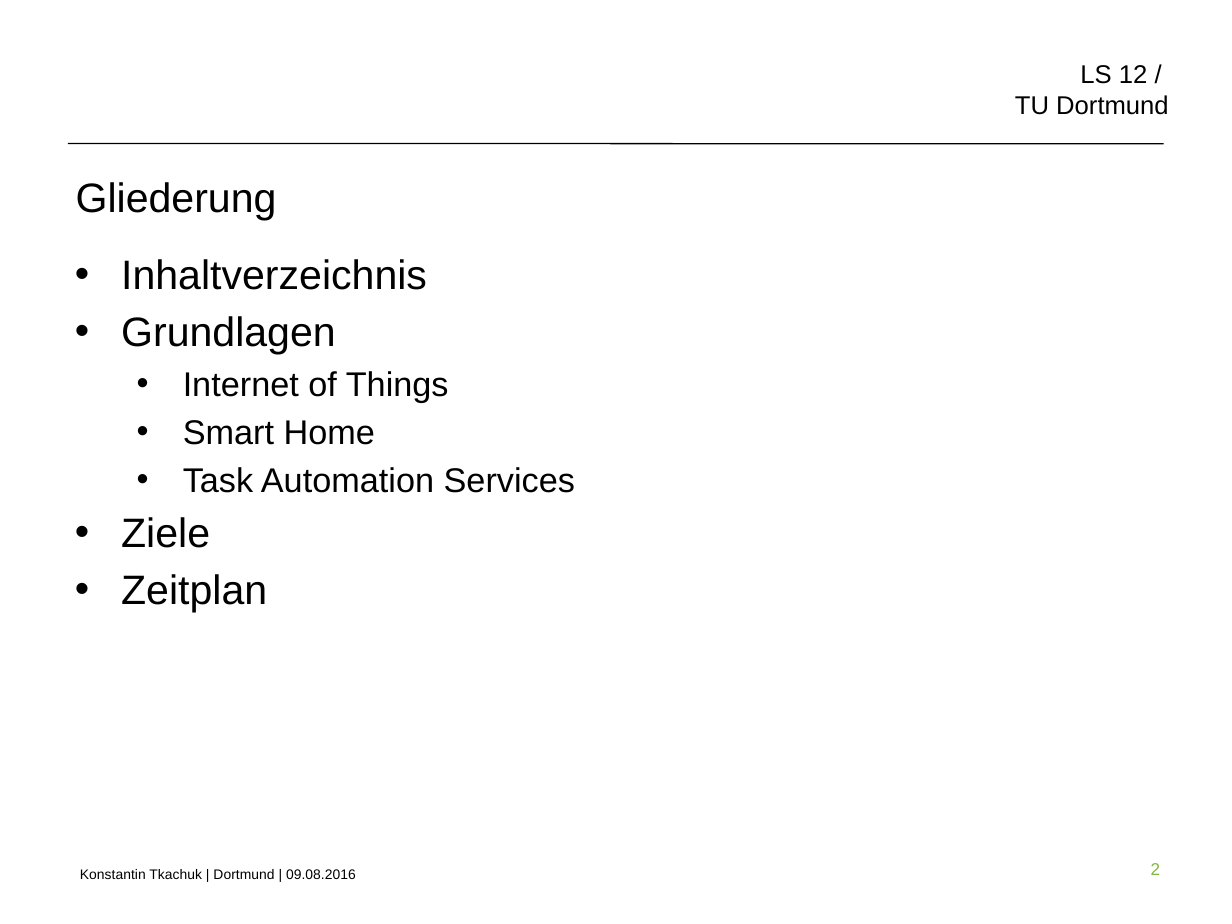
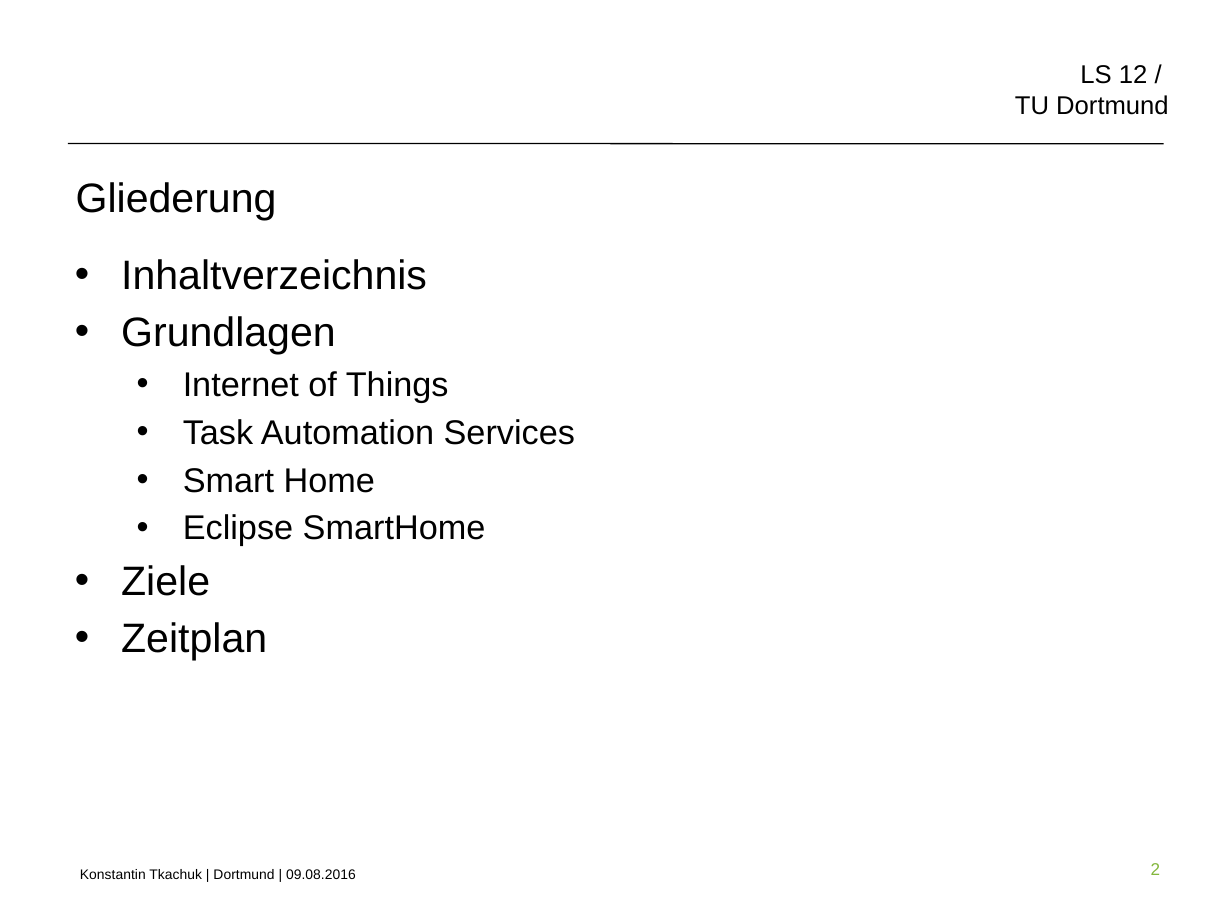
Before and after one commit to WarZealot/master, a slide deck: slide 2 of Master-Arbeit/Vortrag/Vortrag.ppt. Drawn at 1232x924 pixels with LibreOffice and Linux fonts; fonts in the diff are those of the drawing; background and template pictures are left out. Boxes give left, top, right and bottom in pixels: in the first picture for what was removed or moved away, otherwise in the second. Text is boxed around its words. In the diff, an @@ line names an element or a change of style, - is before the commit and + after.

```diff
--- a/Master-Arbeit/Vortrag/Vortrag.ppt
+++ b/Master-Arbeit/Vortrag/Vortrag.ppt
@@ text at [183,419,575,445]: paragraph added @@
+  • Task Automation Services
@@ text at [183,514,486,546]: text changed @@
-  • Task Automation Services
+  • Eclipse SmartHome
```
Also in this commit, not shown: 2 other slides changed, 4 slides added, 10 other files.
